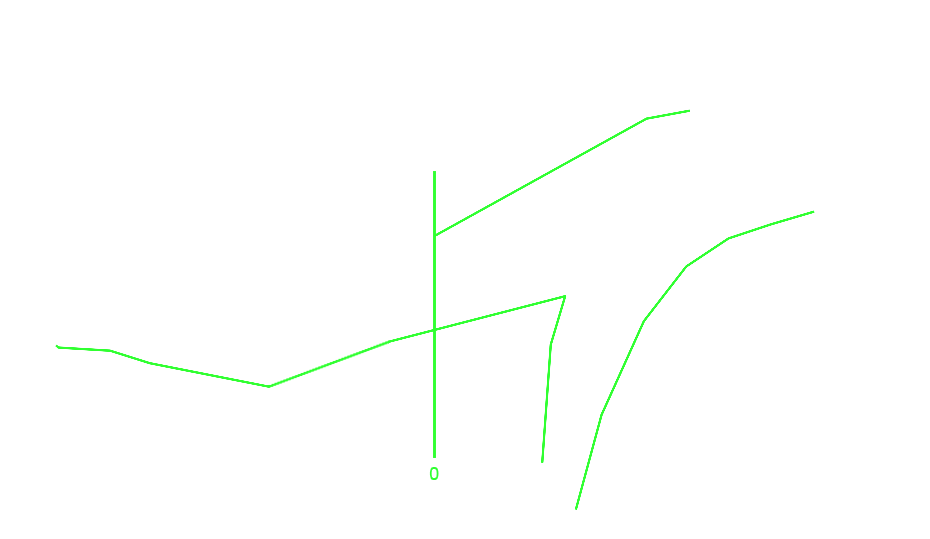
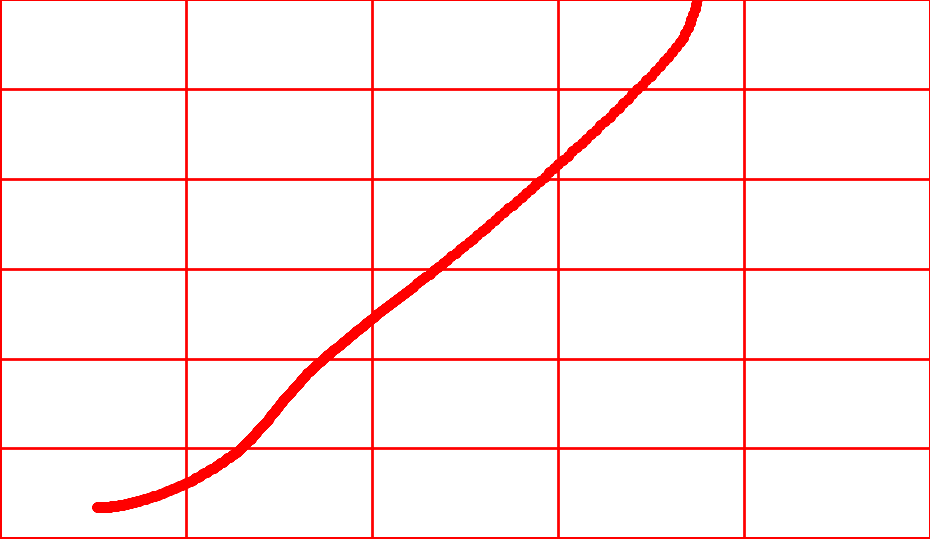
Layers edited between the first and the second 930 x 539 image:
hid group "Group 1" (6 layers) over [3, 0, 898, 539]
renamed "Layer 9" to "Layer 16", showed it, painted on it over [0, 0, 930, 539]
